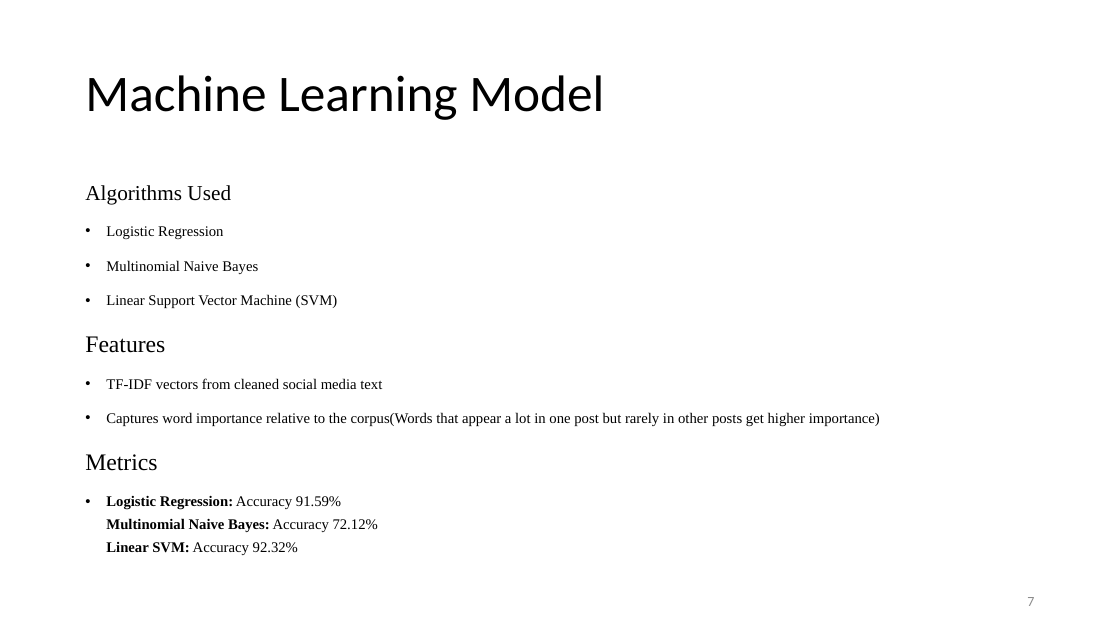
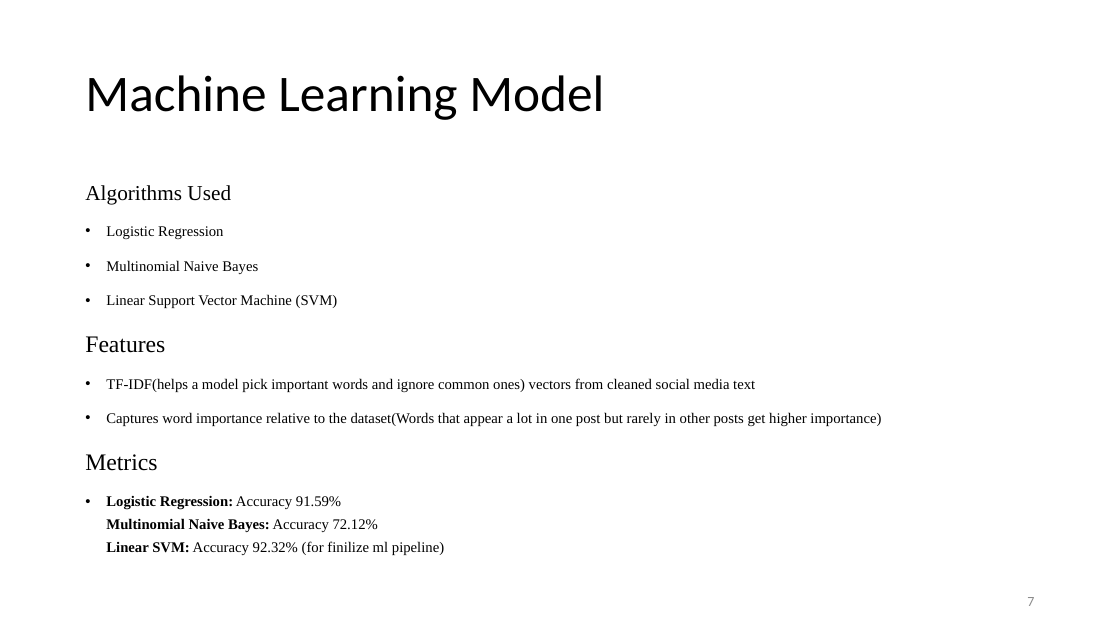
Before and after one commit to sol1927/ml, a slide deck: slide 8 of SOCIAL MEDIA SENTIMENT.pptx. Drawn at 1120x630 pixels with LibreOffice and Linux fonts; fonts in the diff are those of the drawing. Boxes give left, top, right and bottom in pixels: in the first picture for what was removed or moved away, otherwise in the second. Text is boxed around its words. In the diff, an @@ line names an element or a change of style, - is before the commit and + after.

Commit message:
Add corrected ML model evaluation and final streamlit script

```diff
--- a/SOCIAL MEDIA SENTIMENT.pptx
+++ b/SOCIAL MEDIA SENTIMENT.pptx
@@ text at (106,378,881,426): text changed @@
-• TF-IDF vectors from cleaned social media text
-• Captures word importance relative to the corpus(Words that appear a lot in one post but rarely in other posts get higher importance)
+• TF-IDF(helps a model pick important words and ignore common ones) vectors from cleaned social media text
+• Captures word importance relative to the dataset(Words that appear a lot in one post but rarely in other posts get higher importance)
@@ text at (106,496,444,555): text changed; bold off @@
-• Logistic Regression: Accuracy 91.59%
-  Multinomial Naive Bayes: Accuracy 72.12%
-  Linear SVM: Accuracy 92.32%
+• Logistic Regression: Accuracy 91.59%
+  Multinomial Naive Bayes: Accuracy 72.12%
+  Linear SVM: Accuracy 92.32% (for finilize ml pipeline)
```
Also in this commit, not shown: 4 other slides changed, 9 other files.
